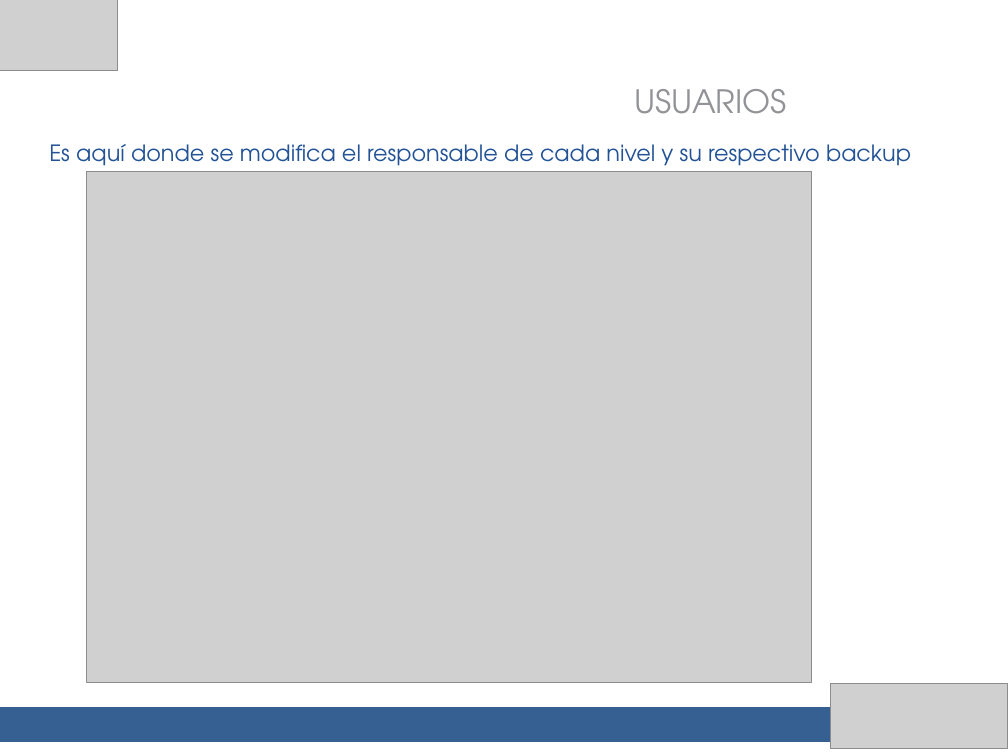
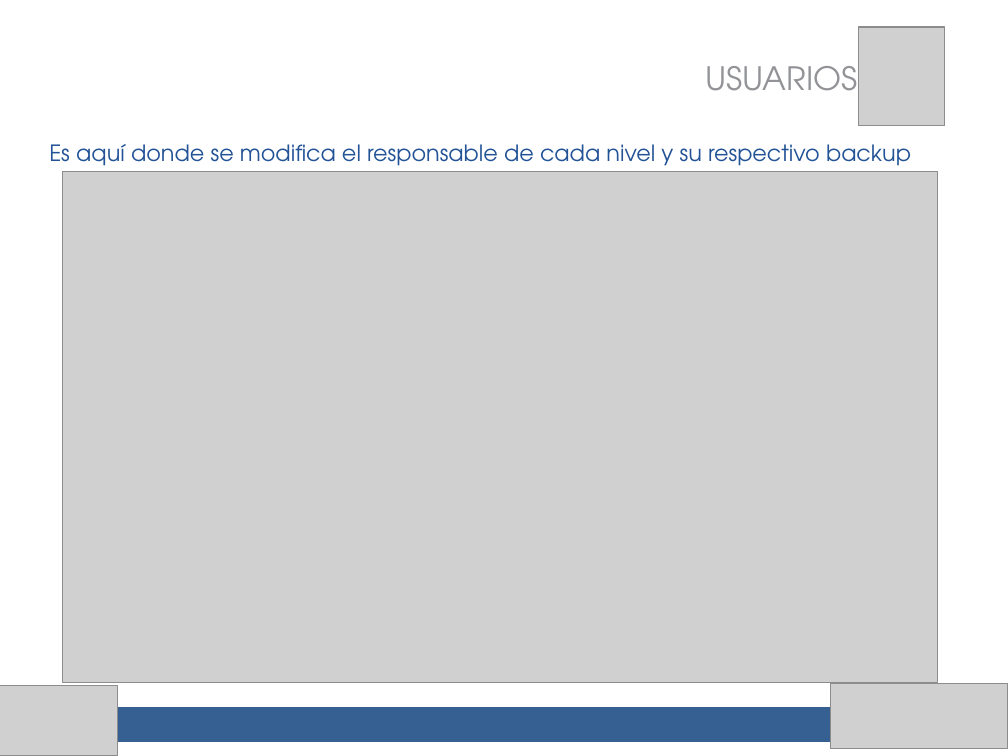
Before and after one commit to migreyes30/clinicaempresarial, a slide deck: slide 13 of presentacion final/Control de cambios.pptx (slide 14 before the commit). Drawn at 1008x756 pixels with LibreOffice and Linux fonts; fonts in the diff are those of the drawing; grey boxes stand for pictures. Boxes give left, top, right and bottom in pixels: in the first picture for what was removed or moved away, otherwise in the second. Text is boxed around its words. In the diff, an @@ line names an element or a change of style, - is before the commit and + after.

```diff
--- a/presentacion final/Control de cambios.pptx
+++ b/presentacion final/Control de cambios.pptx
@@ picture added at (859,27,946,126) @@
@@ text "USUARIOS": place and size @@
-text "USUARIOS" at (635,89,787,114)
+text "USUARIOS" at (706,66,858,91)
@@ picture: place and size @@
-picture at (87,171,811,682)
+picture at (62,171,936,682)
@@ picture: place and size @@
-picture at (0,0,118,71)
+picture at (0,685,118,756)
```
Also in this commit, not shown: 19 other slides changed, 7 slides added, 7 slides removed, 1 other file.
